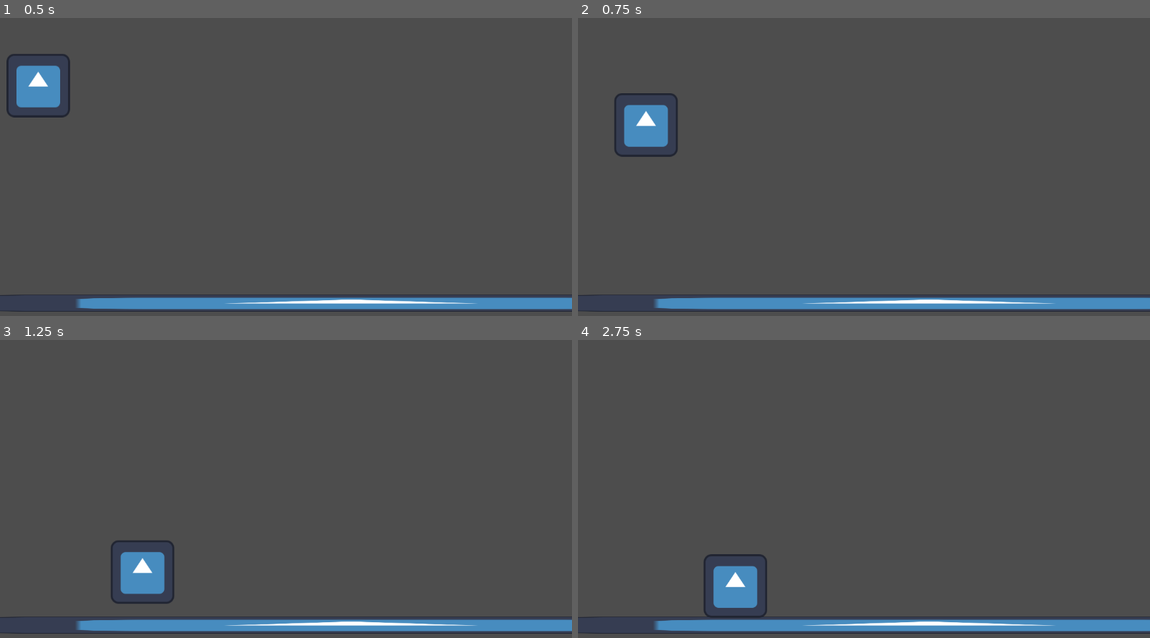
Above: before the commit, frames 1-4 (two rows, left to right).
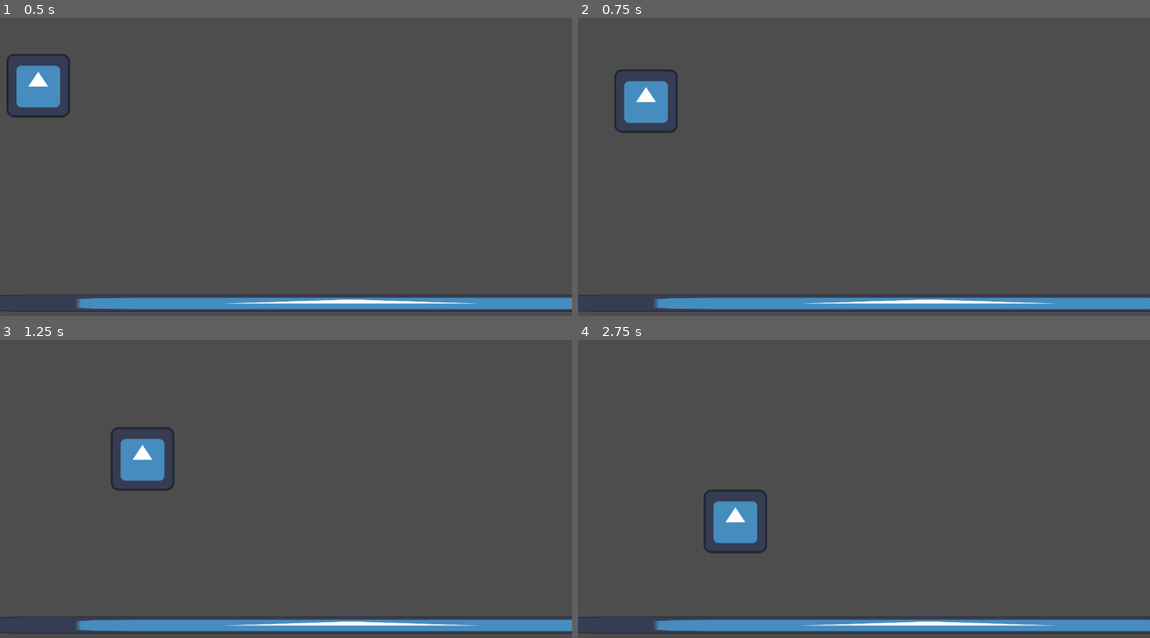
Above: after the commit, the same moments.

Repository: DangerousDaniel/Bubble-Drop-Godot-4
Game: Godot game, scene res://Playgrounds/playground_kyle.tscn
Same seed, same stepped clock (60 frames per second), same inputs: the game is played once before the commit and once after it. The engine's default icon, where the game draws it, is replaced by a stand-in: a white triangle on a blue panel in a dark square.
Inputs:
- Up to frame 1 (0.5 s): no input
- Up to frame 2 (0.75 s): hold Right (ui_right) from 0.53 s (still down); tap Space (Jump, bound only after the commit) at 0.6 s
- Up to frame 3 (1.25 s): keep holding Right (ui_right); tap Space (Jump, bound only after the commit) at 0.77, 1.07 s
- Up to frame 4 (2.75 s): tap Space (Jump, bound only after the commit) at 1.35, 1.52, 1.82, 2.1 s; release Right (ui_right) at 2.03 s; hold Left (ui_left) from 2.03 s (still down)

Frame 1 is identical in both runs. In frame 2, 1.7% of the frame differs, in the area x 6-18%, y 17-47%; in frame 3, 2.8%; in frame 4, 2.8%, in the area x 22-34%, y 50-94%.

Commit message:
Input Map for Player

Diff:
--- a/bubble-drop-godot-4/Player/PlayerController.gd
+++ b/bubble-drop-godot-4/Player/PlayerController.gd
@@ -19,7 +19,7 @@
 		_isJumping = false
 
 	# Handle jump
-	if Input.is_action_just_pressed("ui_up") and !_isJumping:
+	if Input.is_action_just_pressed("Jump") and !_isJumping:
 		Jump()
 
 	horizontal_movement()
@@ -28,7 +28,7 @@
 	move_and_slide()
 
 func horizontal_movement():
-	var horizontal_input = Input.get_action_strength("ui_right") - Input.get_action_strength("ui_left")
+	var horizontal_input = Input.get_action_strength("MoveRight") - Input.get_action_strength("MoveLeft")
 	velocity.x = horizontal_input * move_speed
 
 	# Flip sprite based on direction
--- a/bubble-drop-godot-4/Playgrounds/playground_kyle.tscn
+++ b/bubble-drop-godot-4/Playgrounds/playground_kyle.tscn
@@ -1,7 +1,7 @@
 [gd_scene load_steps=4 format=3 uid="uid://bol8ly0annj0c"]
 
-[ext_resource type="PackedScene" uid="uid://biapstqd7xc8x" path="res://Player/Player.tscn" id="1_uadcn"]
-[ext_resource type="Texture2D" uid="uid://cmld6ukpvs4du" path="res://icon.svg" id="2_meuoj"]
+[ext_resource type="Texture2D" uid="uid://cmld6ukpvs4du" path="res://icon.svg" id="1_7w1cu"]
+[ext_resource type="PackedScene" uid="uid://biapstqd7xc8x" path="res://Player/Player.tscn" id="2_dq7rw"]
 
 [sub_resource type="RectangleShape2D" id="RectangleShape2D_6x3vn"]
 size = Vector2(126.159, 105.412)
--- a/bubble-drop-godot-4/project.godot
+++ b/bubble-drop-godot-4/project.godot
@@ -14,3 +14,34 @@
 run/main_scene="res://Playgrounds/playground_kyle.tscn"
 config/features=PackedStringArray("4.3", "Forward Plus")
 config/icon="res://icon.svg"
+
+[input]
+
+MoveRight={
+"deadzone": 0.5,
+"events": [Object(InputEventKey,"resource_local_to_scene":false,"resource_name":"","device":0,"window_id":0,"alt_pressed":false,"shift_pressed":false,"ctrl_pressed":false,"meta_pressed":false,"pressed":false,"keycode":0,"physical_keycode":68,"key_label":0,"unicode":0,"location":0,"echo":false,"script":null)
+, Object(InputEventKey,"resource_local_to_scene":false,"resource_name":"","device":-1,"window_id":0,"alt_pressed":false,"shift_pressed":false,"ctrl_pressed":false,"meta_pressed":false,"pressed":false,"keycode":0,"physical_keycode":4194321,"key_label":0,"unicode":0,"location":0,"echo":false,"script":null)
+, Object(InputEventJoypadMotion,"resource_local_to_scene":false,"resource_name":"","device":-1,"axis":0,"axis_value":1.0,"script":null)
+, Object(InputEventJoypadButton,"resource_local_to_scene":false,"resource_name":"","device":-1,"button_index":14,"pressure":0.0,"pressed":false,"script":null)
+]
+}
+MoveLeft={
+"deadzone": 0.5,
+"events": [Object(InputEventKey,"resource_local_to_scene":false,"resource_name":"","device":-1,"window_id":0,"alt_pressed":false,"shift_pressed":false,"ctrl_pressed":false,"meta_pressed":false,"pressed":false,"keycode":0,"physical_keycode":65,"key_label":0,"unicode":97,"location":0,"echo":false,"script":null)
+, Object(InputEventKey,"resource_local_to_scene":false,"resource_name":"","device":-1,"window_id":0,"alt_pressed":false,"shift_pressed":false,"ctrl_pressed":false,"meta_pressed":false,"pressed":false,"keycode":0,"physical_keycode":4194319,"key_label":0,"unicode":0,"location":0,"echo":false,"script":null)
+, Object(InputEventJoypadMotion,"resource_local_to_scene":false,"resource_name":"","device":-1,"axis":0,"axis_value":-1.0,"script":null)
+, Object(InputEventJoypadButton,"resource_local_to_scene":false,"resource_name":"","device":-1,"button_index":14,"pressure":0.0,"pressed":false,"script":null)
+]
+}
+Action={
+"deadzone": 0.5,
+"events": [Object(InputEventKey,"resource_local_to_scene":false,"resource_name":"","device":-1,"window_id":0,"alt_pressed":false,"shift_pressed":false,"ctrl_pressed":false,"meta_pressed":false,"pressed":false,"keycode":0,"physical_keycode":70,"key_label":0,"unicode":102,"location":0,"echo":false,"script":null)
+, Object(InputEventJoypadButton,"resource_local_to_scene":false,"resource_name":"","device":-1,"button_index":1,"pressure":0.0,"pressed":false,"script":null)
+]
+}
+Jump={
+"deadzone": 0.5,
+"events": [Object(InputEventKey,"resource_local_to_scene":false,"resource_name":"","device":-1,"window_id":0,"alt_pressed":false,"shift_pressed":false,"ctrl_pressed":false,"meta_pressed":false,"pressed":false,"keycode":0,"physical_keycode":32,"key_label":0,"unicode":32,"location":0,"echo":false,"script":null)
+, Object(InputEventJoypadButton,"resource_local_to_scene":false,"resource_name":"","device":-1,"button_index":0,"pressure":0.0,"pressed":false,"script":null)
+]
+}
Not shown: 1 places in bubble-drop-godot-4/Playgrounds/playground_kyle.tscn that only renumber resources
